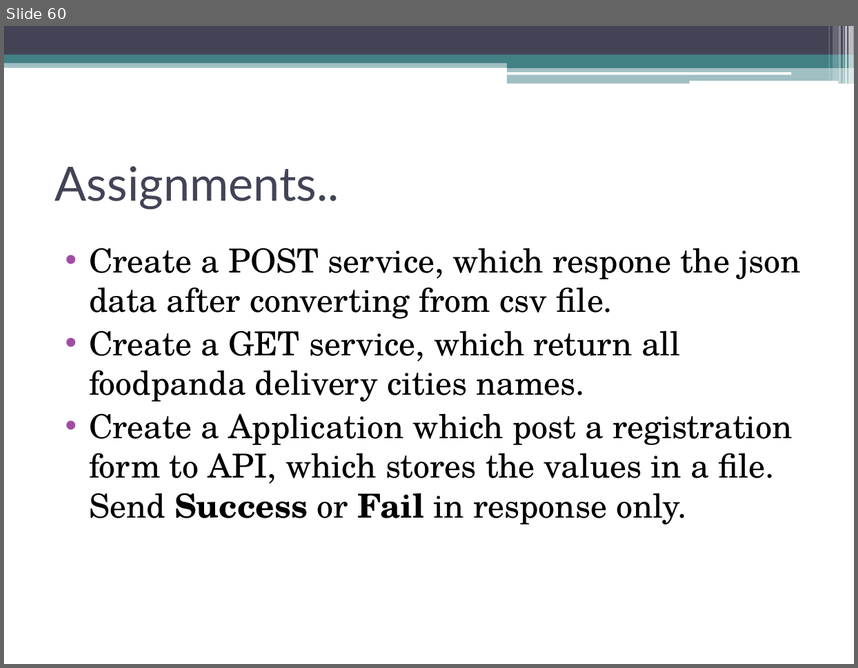
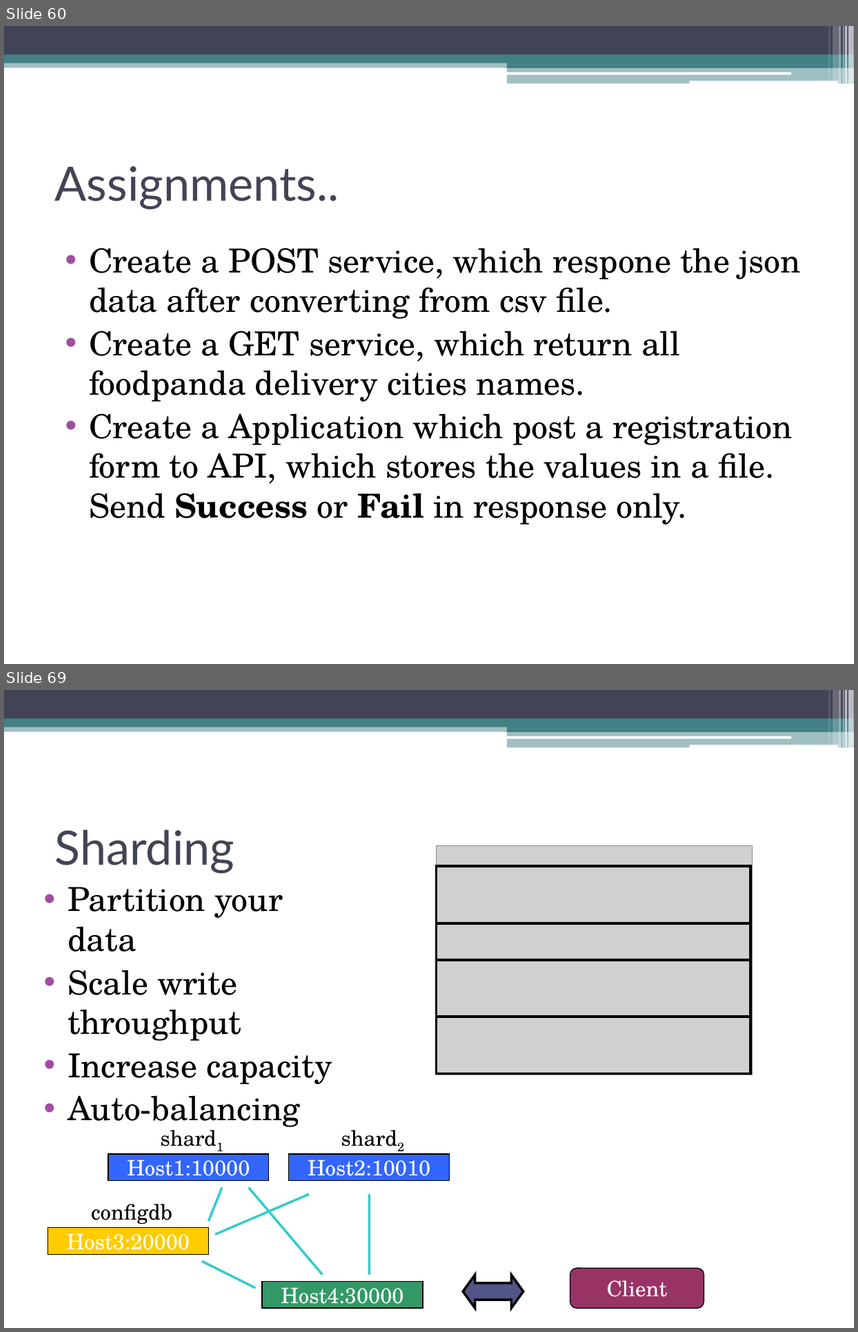
Before and after one commit to akjkhatri/mean_stack, a slide deck: MEAN Stack Workshop.pptx. Shown one above the other, each under a label of ours: slide 60 before the commit, slides 60 and 69 after it; the slides between them are not shown. The pictures are 858x668 and 858x1332 pixels, drawn with LibreOffice and Linux fonts; fonts in the diff are those of the drawing; grey boxes stand for pictures. Boxes give left, top, right and bottom in pixels: in the first picture for what was removed or moved away, otherwise in the second. Text is boxed around its words. In the diff, an @@ line names an element or a change of style, - is before the commit and + after.

```diff
--- a/MEAN Stack Workshop.pptx
+++ b/MEAN Stack Workshop.pptx
@@ slide 69 added at [4,690,854,1328], background #FFFFFF; not listed: 13 template elements that a slide beside it also shows @@
@@ title added at [55,829,235,874], 40 pt, text #424456 @@
+Sharding
@@ picture added at [436,845,752,1074] @@
@@ text added at [67,887,332,1130], 28 pt, text #000000 @@
+• Partition your data
+• Scale write throughput
+• Increase capacity
+• Auto-balancing
@@ group added at [436,866,751,1074]: 4 rectangles @@
@@ text added at [142,1120,242,1154], 18 pt, text #000000 @@
+shard1
@@ text added at [323,1120,423,1154], 18 pt, text #000000 @@
+shard2
@@ rectangle added at [109,1153,269,1180], fill #3366FF, outline #000000 0.75 pt, 18 pt, text #FFFFFF @@
+Host1:10000
@@ rectangle added at [289,1153,450,1180], fill #3366FF, outline #000000 0.75 pt, 18 pt, text #FFFFFF @@
+Host2:10010
@@ text added at [91,1203,172,1224], 18 pt, text #000000 @@
+configdb
@@ line added from (209, 1221) to (221, 1187), #33CCCC 2 pt @@
@@ line added from (215, 1234) to (309, 1194), #33CCCC 2 pt @@
@@ line added from (322, 1274) to (249, 1187), #33CCCC 2 pt @@
@@ line added from (370, 1274) to (370, 1194), #33CCCC 2 pt @@
@@ rectangle added at [48,1228,209,1254], fill #FFCC00, outline #000000 0.75 pt, 18 pt, text #FFFFFF @@
+Host3:20000
@@ line added from (202, 1261) to (256, 1288), #33CCCC 2 pt @@
@@ rounded rectangle added at [570,1268,704,1308], fill #993366, outline #000000 0.75 pt, 18 pt, text #FFFFFF @@
+Client
@@ rectangle added at [263,1281,423,1307], fill #339966, outline #000000 0.75 pt, 18 pt, text #FFFFFF @@
+Host4:30000
@@ up down arrow added at [463,1275,524,1308], fill #53548A, outline #000000 2 pt @@
```
Also in this commit, not shown: 12 other slides added, 1 other file.
